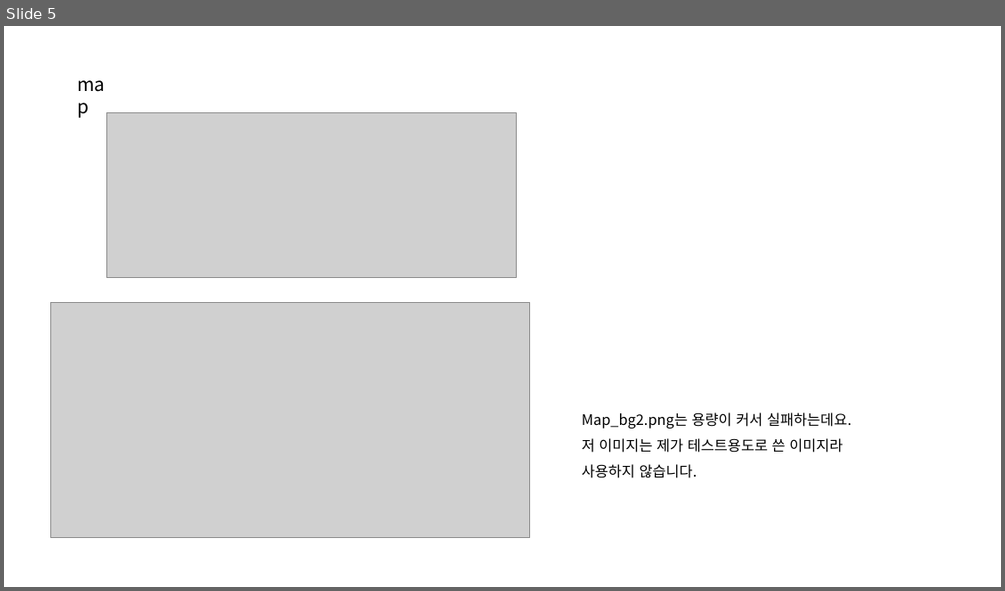
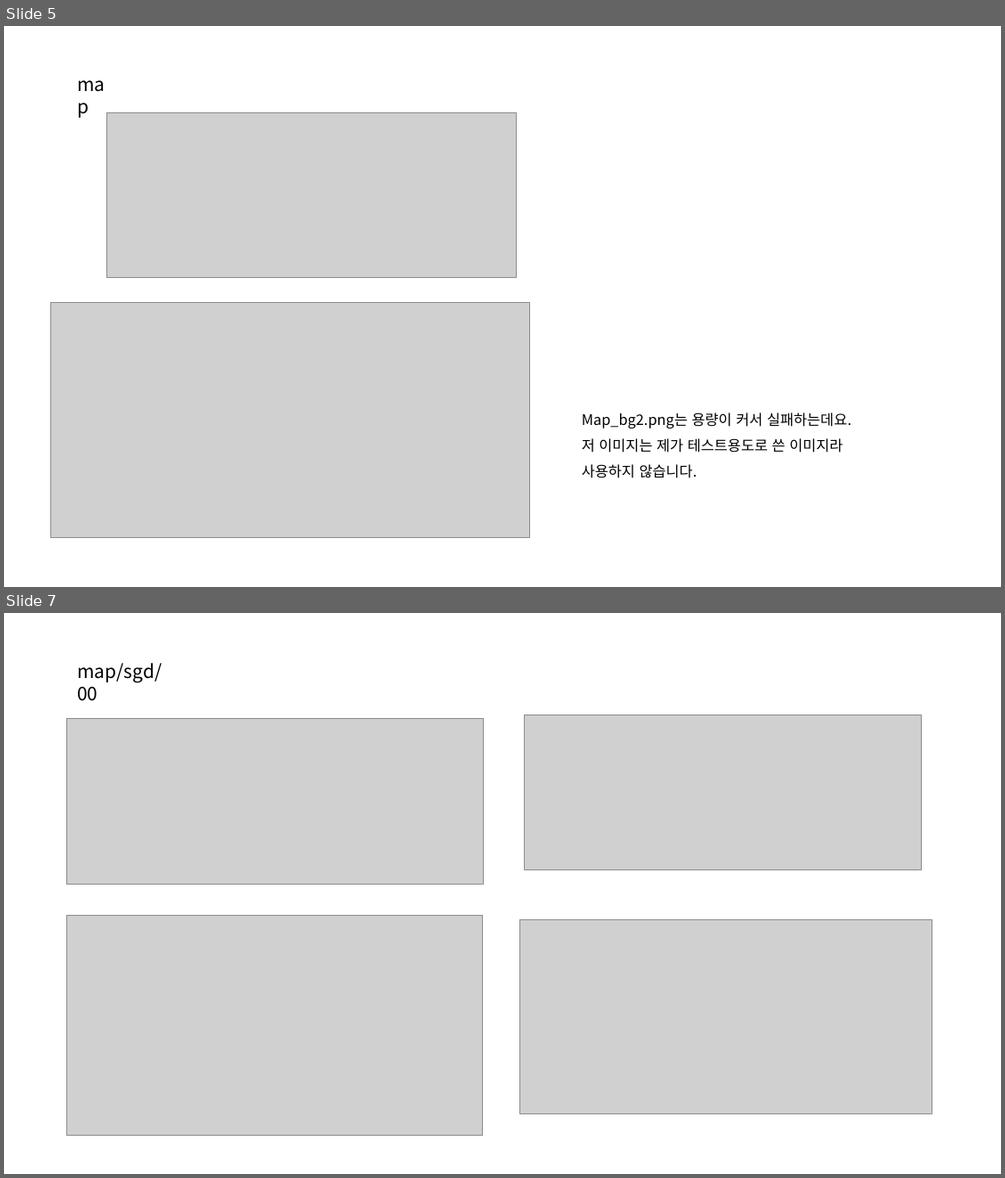
Before and after one commit to jeoungGyy/sejong, a slide deck: ppt/이미지 압축.pptx. Shown one above the other, each under a label of ours: slide 5 before the commit, slides 5 and 7 after it; the slides between them are not shown. The pictures are 1005x591 and 1005x1178 pixels, drawn with LibreOffice and Linux fonts; fonts in the diff are those of the drawing; grey boxes stand for pictures. Boxes give left, top, right and bottom in pixels: in the first picture for what was removed or moved away, otherwise in the second. Text is boxed around its words. In the diff, an @@ line names an element or a change of style, - is before the commit and + after.

```diff
--- a/ppt/이미지 압축.pptx
+++ b/ppt/이미지 압축.pptx
@@ slide 7 added at [4,613,1001,1174], background #FFFFFF @@
@@ text added at [77,663,162,701], 18 pt, text #000000 @@
+map/sgd/00
@@ picture added at [66,718,483,884] @@
@@ picture added at [524,714,921,869] @@
@@ picture added at [67,915,482,1135] @@
@@ picture added at [520,919,932,1114] @@
```
Also in this commit, not shown: 2 other slides added, 23 other files.
